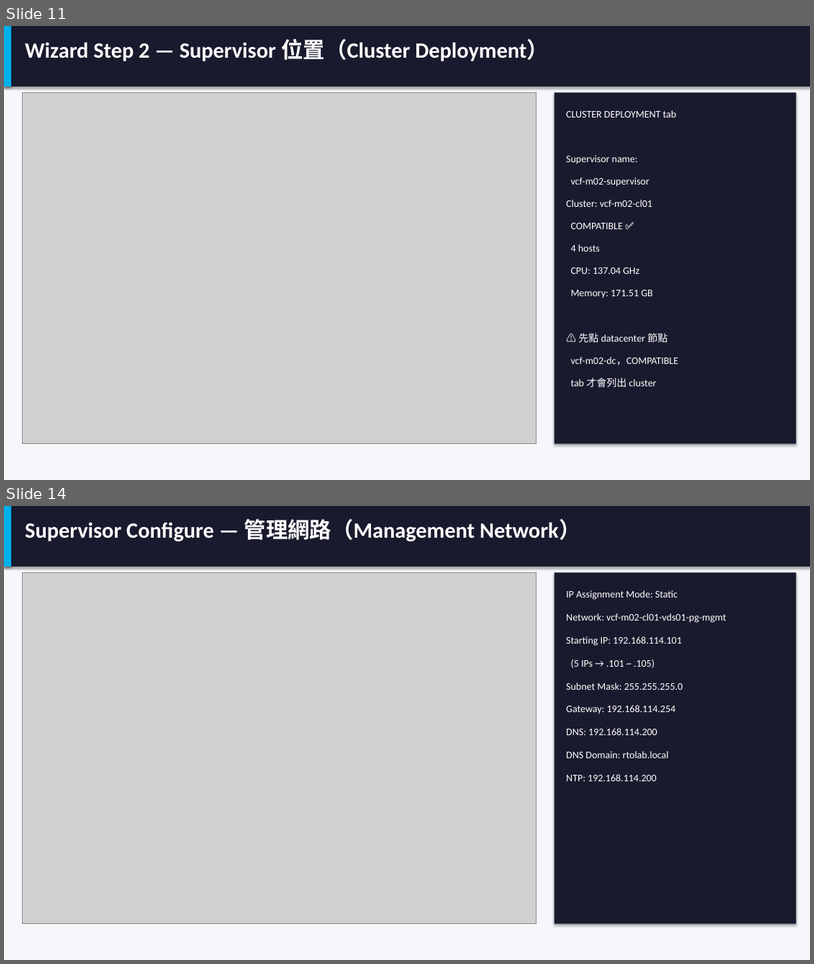
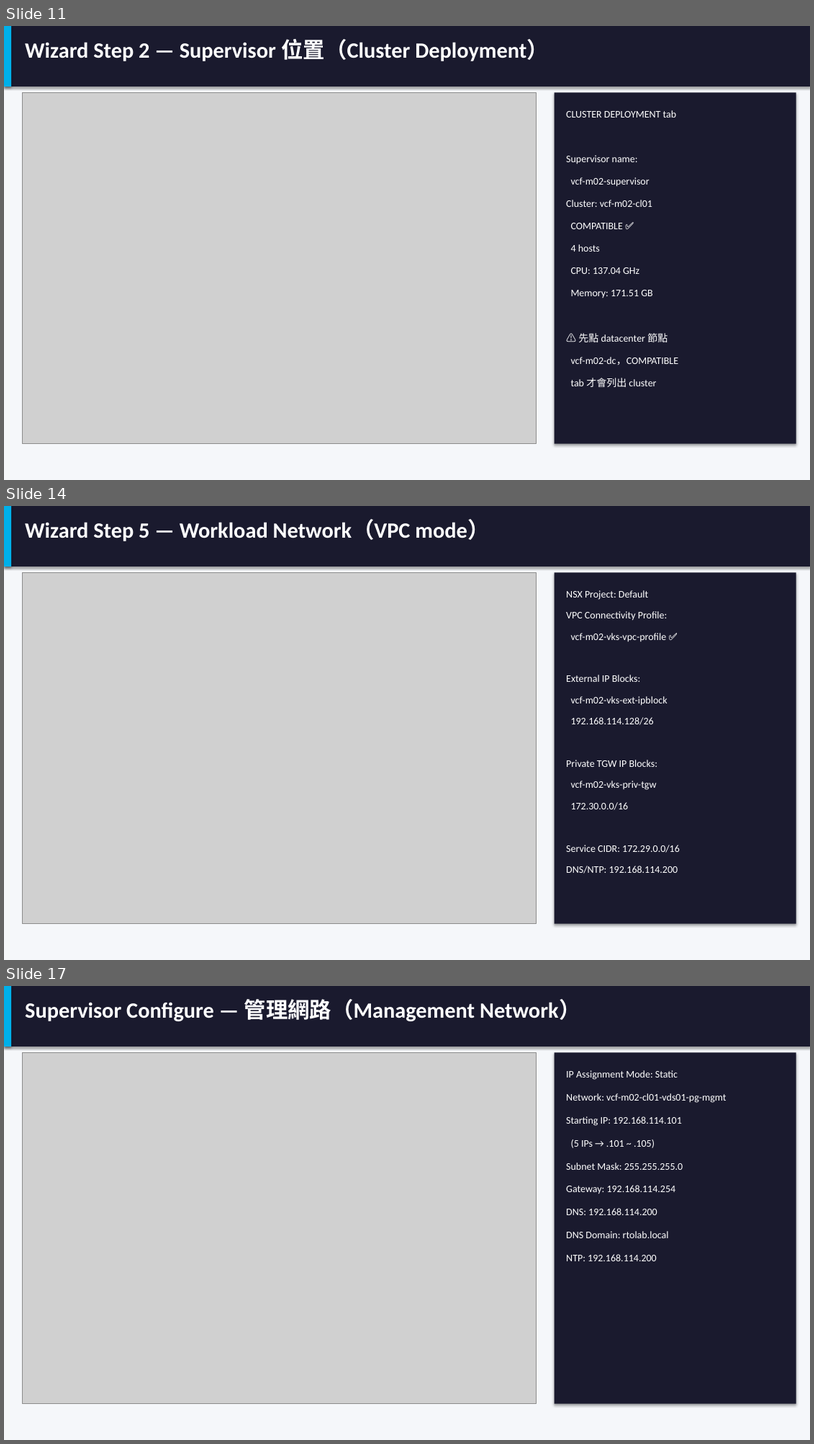
Before and after one commit to kostenyang/vcf9.1vks, a slide deck: VKS-on-VCF91.pptx. Shown one above the other, each under a label of ours: slides 11 and 14 before the commit, slides 11, 14 and 17 after it; the slides between them are not shown. The pictures are 814x964 and 814x1444 pixels, drawn with LibreOffice and Linux fonts; fonts in the diff are those of the drawing; grey boxes stand for pictures. Boxes give left, top, right and bottom in pixels: in the first picture for what was removed or moved away, otherwise in the second. Text is boxed around its words. In the diff, an @@ line names an element or a change of style, - is before the commit and + after.

```diff
--- a/VKS-on-VCF91.pptx
+++ b/VKS-on-VCF91.pptx
@@ slide 14 added at [4,506,810,960], background #FFFFFF @@
@@ rectangle added at [4,506,810,960], fill #F5F7FA @@
@@ rectangle added at [4,506,810,566], fill #1A1A2E @@
@@ rectangle added at [4,506,11,566], fill #00B0EA @@
@@ text added at [25,520,489,541], 26 pt, text #FFFFFF, bold @@
+Wizard Step 5 — Workload Network（VPC mode）
@@ picture added at [22,572,536,924] @@
@@ rectangle added at [555,572,797,924], fill #1A1A2E @@
@@ text added at [566,590,648,600], 12 pt, text #FFFFFF @@
+NSX Project: Default
@@ text added at [566,611,668,620], 12 pt, text #FFFFFF @@
+VPC Connectivity Profile:
@@ text added at [571,633,667,642], 12 pt, text #FFFFFF @@
+vcf-m02-vks-vpc-profile ✅
@@ text added at [566,674,641,682], 12 pt, text #FFFFFF @@
+External IP Blocks:
@@ text added at [571,696,668,705], 12 pt, text #FFFFFF @@
+vcf-m02-vks-ext-ipblock
@@ text added at [571,717,654,725], 12 pt, text #FFFFFF @@
+192.168.114.128/26
@@ text added at [566,759,658,767], 12 pt, text #FFFFFF @@
+Private TGW IP Blocks:
@@ text added at [571,780,657,790], 12 pt, text #FFFFFF @@
+vcf-m02-vks-priv-tgw
@@ text added at [571,802,629,810], 12 pt, text #FFFFFF @@
+172.30.0.0/16
@@ text added at [566,844,680,852], 12 pt, text #FFFFFF @@
+Service CIDR: 172.29.0.0/16
@@ text added at [566,865,679,873], 12 pt, text #FFFFFF @@
+DNS/NTP: 192.168.114.200
@@ what was slide 14 is now slide 17 @@
```
Also in this commit, not shown: 3 slides changed, 3 other slides added, 1 slide removed, 8 other files.
